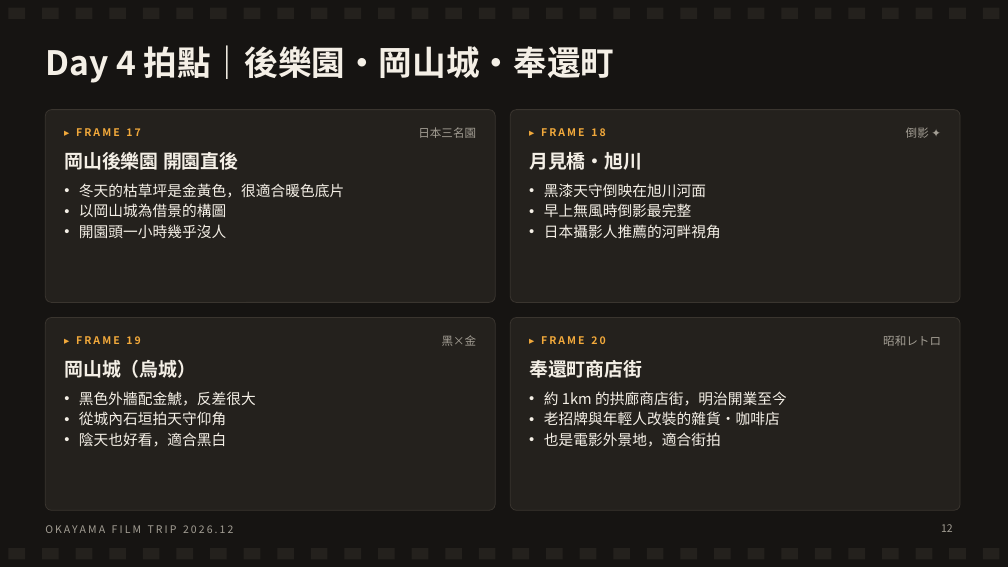
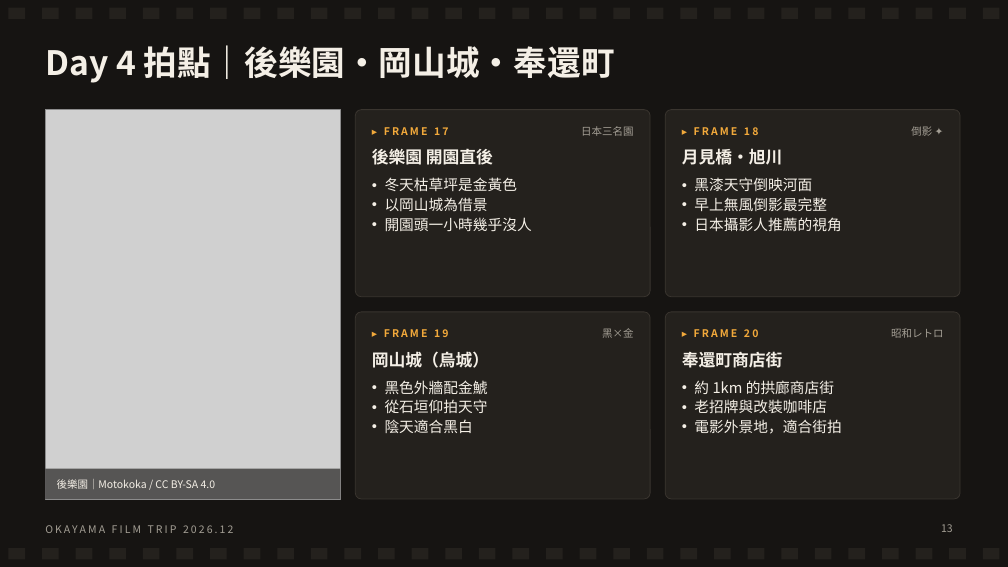
Before and after one commit to leoimpact999/djokovic-vs-sinner-analysis, a slide deck: slide 13 of 岡山4天3夜_底片獵景之旅.pptx (slide 12 before the commit). Drawn at 1008x567 pixels with LibreOffice and Linux fonts; fonts in the diff are those of the drawing; grey boxes stand for pictures. Boxes give left, top, right and bottom in pixels: in the first picture for what was removed or moved away, otherwise in the second. Text is boxed around its words. In the diff, an @@ line names an element or a change of style, - is before the commit and + after.

```diff
--- a/岡山4天3夜_底片獵景之旅.pptx
+++ b/岡山4天3夜_底片獵景之旅.pptx
@@ picture added at (45,110,340,499) @@
@@ rounded rectangle: place and size @@
-rounded rectangle at (45,110,495,302)
+rounded rectangle at (355,110,650,297)
@@ rounded rectangle: place and size @@
-rounded rectangle at (510,110,960,302)
+rounded rectangle at (665,110,960,297)
@@ text "▸ FRAME 17": place and size @@
-text "▸ FRAME 17" at (76,128,140,136)
+text "▸ FRAME 17" at (384,127,448,135)
@@ text at (372,146,493,168): text changed; size 18 to 16 pt @@
-岡山後樂園 開園直後
+後樂園 開園直後
@@ text "日本三名園": place and size @@
-text "日本三名園" at (418,127,476,138)
+text "日本三名園" at (581,126,633,136)
@@ text "月見橋・旭川": place and size @@
-text "月見橋・旭川" at (529,152,642,170)
+text "月見橋・旭川" at (682,148,782,165)
@@ text "▸ FRAME 18": place and size @@
-text "▸ FRAME 18" at (541,128,605,136)
+text "▸ FRAME 18" at (694,127,758,135)
@@ text "冬天枯草坪是金黃色": place and size @@
-text "冬天枯草坪是金黃色" at (79,183,344,238)
+text "冬天枯草坪是金黃色" at (385,177,532,231)
@@ text at (385,177,518,211): text changed @@
-• 冬天的枯草坪是金黃色，很適合暖色底片
-• 以岡山城為借景的構圖
+• 冬天枯草坪是金黃色
+• 以岡山城為借景
@@ text at (694,177,841,231): text changed @@
-• 黑漆天守倒映在旭川河面
-• 早上無風時倒影最完整
-• 日本攝影人推薦的河畔視角
+• 黑漆天守倒映河面
+• 早上無風倒影最完整
+• 日本攝影人推薦的視角
@@ text at (385,217,532,231): indent changed; less space between paragraphs @@
@@ proportions changed in 4 elements at (665,110,960,297), (665,312,960,499), (355,110,650,297), (355,312,650,499) @@
@@ rounded rectangle: place and size @@
-rounded rectangle at (45,318,495,510)
+rounded rectangle at (355,312,650,499)
@@ text "▸ FRAME 19": place and size @@
-text "▸ FRAME 19" at (76,336,140,344)
+text "▸ FRAME 19" at (384,329,448,337)
@@ size 11 to 10 pt in 4 elements at (911,126,932,136), (891,328,943,338), (581,126,633,136), (602,328,633,338) @@
@@ text "黑×金": place and size @@
-text "黑×金" at (442,335,477,346)
+text "黑×金" at (602,328,633,338)
@@ rounded rectangle: place and size @@
-rounded rectangle at (510,318,960,510)
+rounded rectangle at (665,312,960,499)
@@ text "▸ FRAME 20": place and size @@
-text "▸ FRAME 20" at (541,336,605,344)
+text "▸ FRAME 20" at (694,329,758,337)
@@ text "昭和レトロ": place and size @@
-text "昭和レトロ" at (883,335,941,346)
+text "昭和レトロ" at (891,328,943,338)
@@ size 18 to 16 pt in 3 elements at (682,148,782,165), (682,352,783,368), (372,351,489,368) @@
@@ text "岡山城（烏城）": place and size @@
-text "岡山城（烏城）" at (64,360,196,378)
+text "岡山城（烏城）" at (372,351,489,368)
@@ text "奉還町商店街": place and size @@
-text "奉還町商店街" at (529,360,642,378)
+text "奉還町商店街" at (682,352,783,368)
@@ text at (385,380,488,433): text changed @@
-• 黑色外牆配金鯱，反差很大
-• 從城內石垣拍天守仰角
-• 陰天也好看，適合黑白
+• 黑色外牆配金鯱
+• 從石垣仰拍天守
+• 陰天適合黑白
@@ text at (694,380,841,434): text changed @@
-• 約 1km 的拱廊商店街，明治開業至今
-• 老招牌與年輕人改裝的雜貨・咖啡店
-• 也是電影外景地，適合街拍
+• 約 1km 的拱廊商店街
+• 老招牌與改裝咖啡店
+• 電影外景地，適合街拍
@@ rectangle added at (45,469,340,499), fill #161412 at 65% opacity @@
@@ text added at (57,479,216,489), 10 pt, text #F4EFE6 @@
+後樂園｜Motokoka / CC BY-SA 4.0
```
Also in this commit, not shown: 14 other slides changed, 2 slides added.
